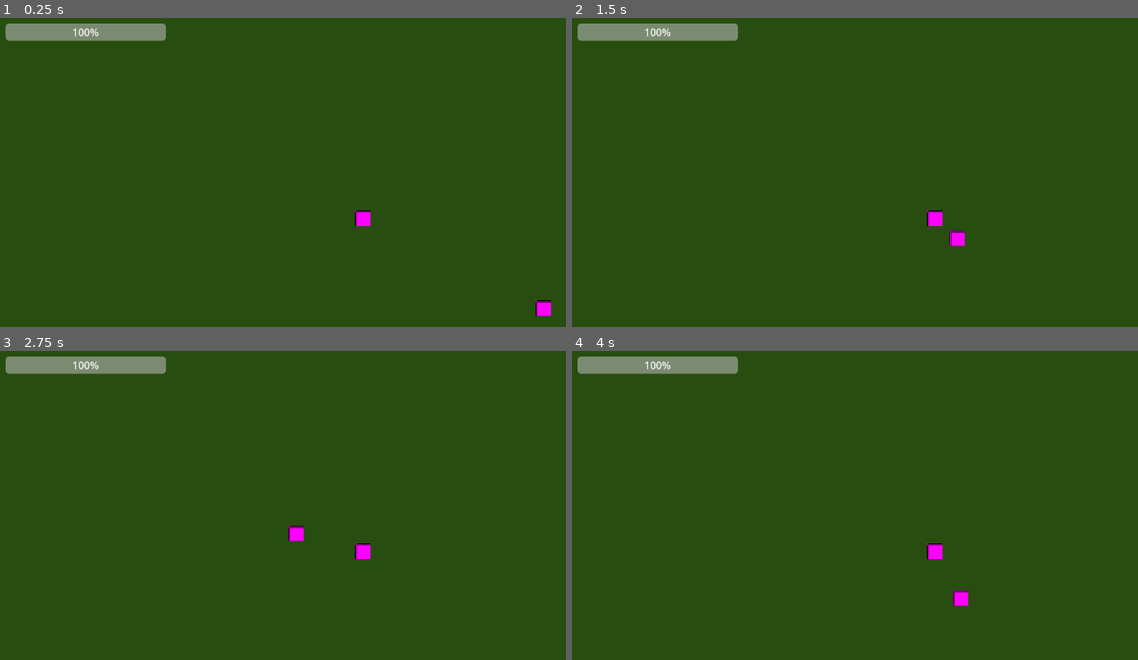
Above: before the commit, frames 1-4 (two rows, left to right).
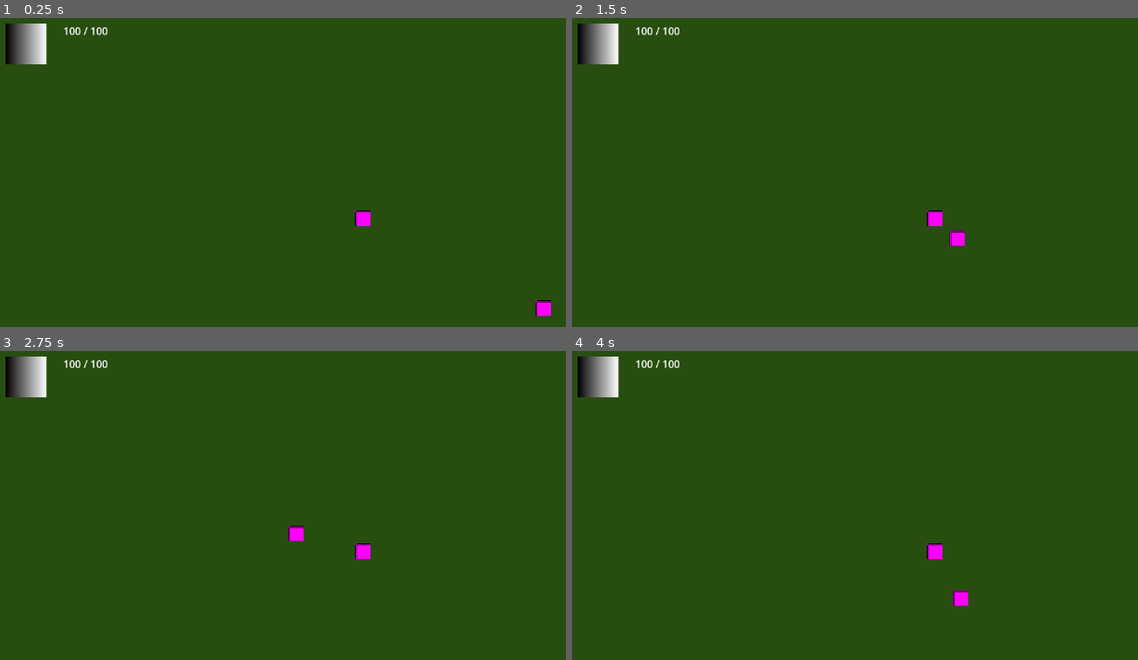
Above: after the commit, the same moments.

Repository: dis256/Outlast
Game: Godot game, scene res://world.tscn
Same seed, same stepped clock (60 frames per second), same inputs: the game is played once before the commit and once after it.
Inputs (mouse positions are in pixels of both pictures, inside the frame that each line leads up to):
- Up to frame 1 (0.25 s): no input
- Up to frame 2 (1.5 s): tap Enter at 0.5 s; move the mouse to (1098, 197) at 0.52 s; hold D (move_right) 0.53-1.28 s; tap Alt at 0.6 s; click (1098, 197) at 0.67 s; move the mouse to (787, 240) at 1.27 s; hold S (move_down) from 1.28 s (still down); tap Shift at 1.35 s
- Up to frame 3 (2.75 s): move the mouse to (435, 459) at 2.02 s; release S (move_down) at 2.03 s; hold D (move_right) from 2.03 s (still down); tap Alt at 2.1 s
- Up to frame 4 (4 s): move the mouse to (900, 635) at 2.77 s; release D (move_right) at 2.78 s; hold W (move_up) 2.78-3.53 s; tap Shift at 2.85 s; click (900, 635) at 2.92 s; move the mouse to (outside the picture) at 3.52 s; hold A (move_left) from 3.53 s (still down); tap Alt at 3.6 s

The runs differ from the first frame. In frame 1, 2.1% of the frame differs, in the area x 0-30%, y 1-15%; in frame 2, 2.1%; in frame 3, 2.1%; in frame 4, 2.1%.

Commit message:
health related stuff
I added visual effects when you are below 50% health, and a pulsing effect when below 15%.  I added a health bar, will add the actual health bar art soon

Diff:
--- a/hud.gd
+++ b/hud.gd
@@ -1,9 +1,41 @@
 extends CanvasLayer
-@onready var health_bar: ProgressBar = $ProgressBar
+@onready var health_bar: TextureProgressBar = $HealthBar
+@onready var low_health_effect: ColorRect = $"Low health red effect thingy"
+@onready var health_label: Label =$Health
+var pulse_time: float = 0.0
+
 
 func update_health(current_health: float, max_health: float) -> void:
 	health_bar.max_value = max_health
 	health_bar.value = current_health
 
+	var health_percentage = current_health/max_health
+
+	if health_percentage <= 0.5:
+		low_health_effect.material.set_shader_parameter("intensity", (0.5 - health_percentage) * 2.0)
+	else:
+		low_health_effect.material.set_shader_parameter("intensity", 0.0)
+
+	health_label.text = str(int(round(current_health))) + " / " + str(int(round(max_health)))
+
 func _on_player_health_changed(current_health: float, max_health: float) -> void:
 	update_health(current_health, max_health)
+
+func  _process(delta: float) -> void:
+	if low_health_effect == null:
+		return
+	if health_bar.value/ health_bar.max_value < 0.15:
+		pulse_time += delta * 3.0
+		var pulse = (sin(pulse_time)+1.0)/2.0
+
+		low_health_effect.material.set_shader_parameter("intensity", 0.7 + pulse * 0.3)
+	else:
+		pulse_time = 0.0
+
+		if health_bar.value / health_bar.max_value >=0.15:
+			var health_percentage = health_bar.value / health_bar.max_value
+
+			if health_percentage <= 0.5:
+				low_health_effect.material.set_shader_parameter("intensity", (0.5 - health_percentage)*2.0)
+			else:
+				low_health_effect.material.set_shader_parameter("intensity", 0.0)
--- /dev/null
+++ b/world.gdshader
@@ -0,0 +1,9 @@
+shader_type canvas_item;
+uniform float intensity : hint_range(0.0 , 1.0) = 0.0;
+void fragment() {
+	vec2 uv = UV;
+	float distance_from_centre = length((uv - vec2(0.5))* vec2(1.0,1.0));
+	float vignette = smoothstep(0.25, 0.85, distance_from_centre);
+	float alpha = vignette * intensity * 0.75;
+	COLOR = vec4(0.8,0.0,0.0, alpha);
+}
--- a/world.tscn
+++ b/world.tscn
@@ -3,6 +3,16 @@
 [ext_resource type="PackedScene" uid="uid://bpgo5jk8ahp30" path="res://player.tscn" id="1_f3sb7"]
 [ext_resource type="PackedScene" uid="uid://bmagnkybbcc1y" path="res://zombie.tscn" id="2_fj7yv"]
 [ext_resource type="Script" uid="uid://bhopfegkie3e" path="res://hud.gd" id="3_tlwt5"]
+[ext_resource type="Shader" uid="uid://dy6naiaseilpu" path="res://world.gdshader" id="4_aqk2v"]
+
+[sub_resource type="Gradient" id="Gradient_aqk2v"]
+
+[sub_resource type="GradientTexture2D" id="GradientTexture2D_036b0"]
+gradient = SubResource("Gradient_aqk2v")
+
+[sub_resource type="ShaderMaterial" id="ShaderMaterial_036b0"]
+shader = ExtResource("4_aqk2v")
+shader_parameter/intensity = 0.0
 
 [node name="World" type="Node2D" unique_id=1086944721]
 
@@ -21,11 +31,29 @@
 [node name="HUD" type="CanvasLayer" parent="." unique_id=1966104836]
 script = ExtResource("3_tlwt5")
 
-[node name="ProgressBar" type="ProgressBar" parent="HUD" unique_id=662136605]
+[node name="HealthBar" type="TextureProgressBar" parent="HUD" unique_id=499993755]
 offset_left = 20.0
 offset_top = 20.0
 offset_right = 270.0
 offset_bottom = 47.0
 value = 100.0
+texture_under = SubResource("GradientTexture2D_036b0")
+
+[node name="Low health red effect thingy" type="ColorRect" parent="HUD" unique_id=789109045]
+material = SubResource("ShaderMaterial_036b0")
+anchors_preset = 15
+anchor_right = 1.0
+anchor_bottom = 1.0
+grow_horizontal = 2
+grow_vertical = 2
+
+[node name="Health" type="Label" parent="HUD" unique_id=1736531140]
+offset_left = 20.0
+offset_top = 20.0
+offset_right = 270.0
+offset_bottom = 44.0
+text = "100 / 100"
+horizontal_alignment = 1
+vertical_alignment = 1
 
 [connection signal="health_changed" from="Player" to="HUD" method="_on_player_health_changed"]
Not shown, added: world.gdshader.uid
